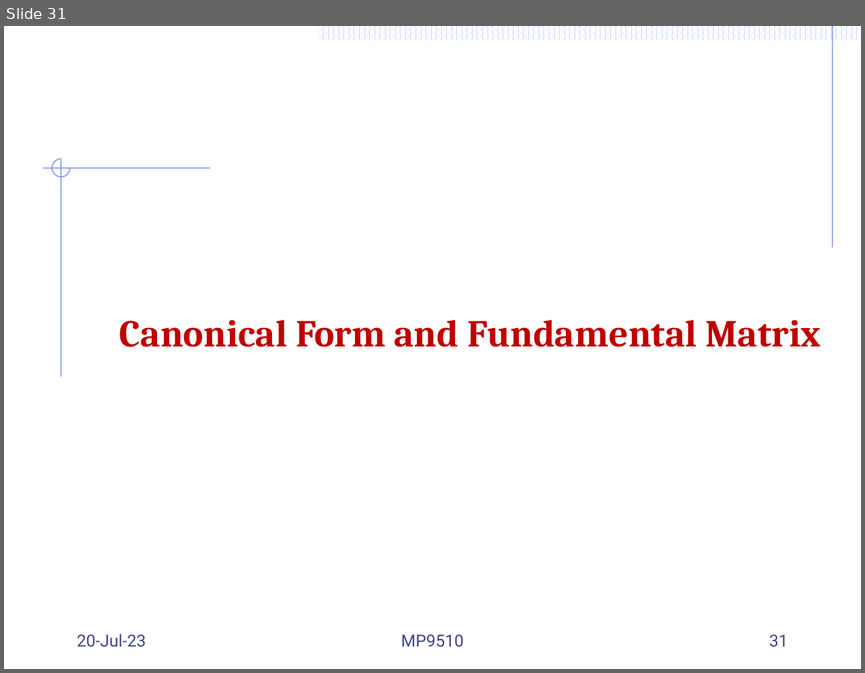
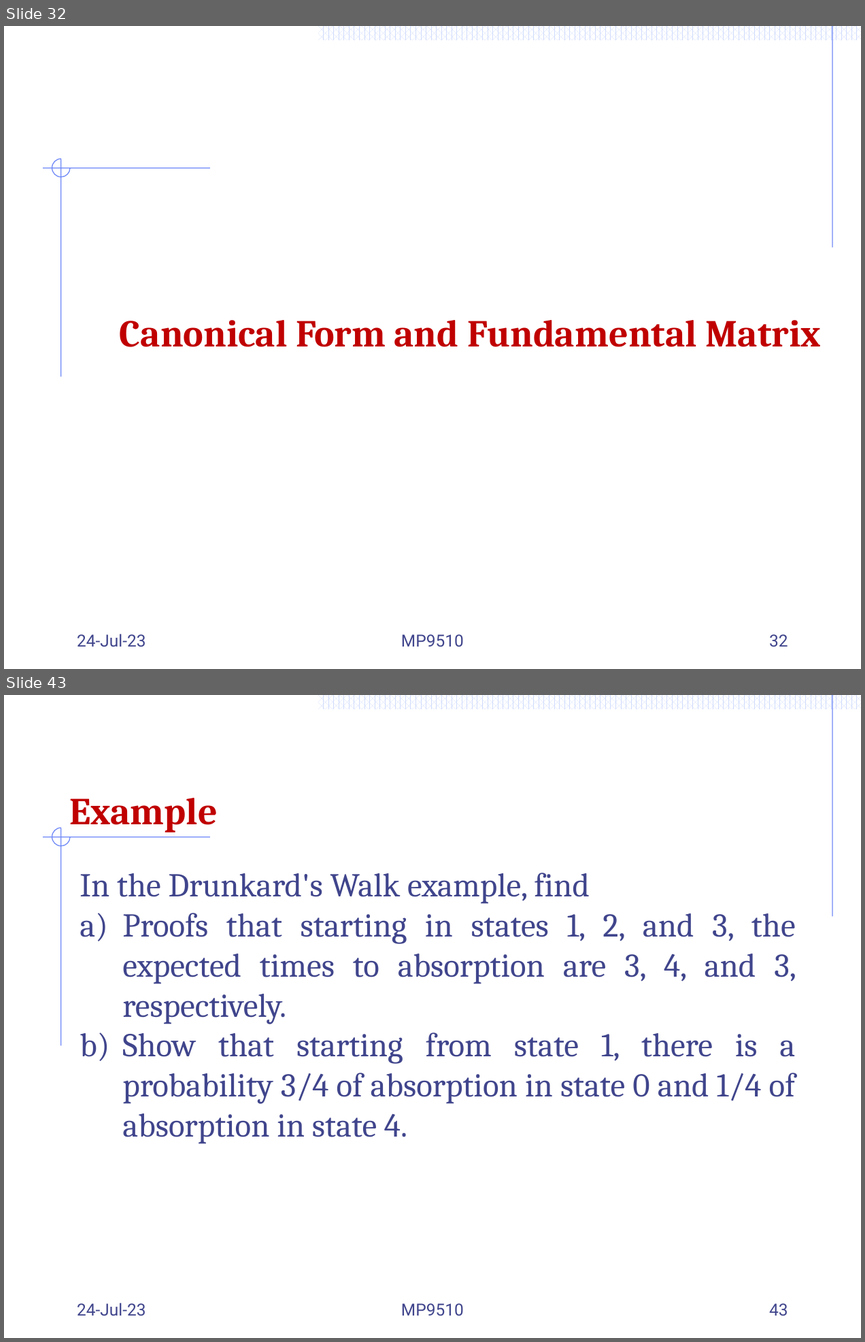
Before and after one commit to Mayooran1987/MC9510, a slide deck: Lect_3_Markov process.pptx. Shown one above the other, each under a label of ours: slide 31 before the commit, slides 32 and 43 after it; the slides between them are not shown. The pictures are 865x673 and 865x1342 pixels, drawn with LibreOffice and Linux fonts; fonts in the diff are those of the drawing. Boxes give left, top, right and bottom in pixels: in the first picture for what was removed or moved away, otherwise in the second. Text is boxed around its words. In the diff, an @@ line names an element or a change of style, - is before the commit and + after.

```diff
--- a/Lect_3_Markov process.pptx
+++ b/Lect_3_Markov process.pptx
@@ slide 43 added at [4,695,861,1338], background #FFFFFF; not listed: 56 template elements that a slide beside it also shows @@
@@ text added at [69,798,218,832], 32 pt, text #C00000, bold @@
+Example
@@ text added at [79,872,796,1144], 28 pt, text #40458C @@
+In the Drunkard's Walk example, find
+a) Proofs that starting in states 1, 2, and 3, the expected times to absorption are 3, 4, and 3, respectively.
+b) Show that starting from state 1, there is a probability 3/4 of absorption in state 0 and 1/4 of absorption in state 4.
@@ text added at [77,1302,146,1316], 14 pt, text #40458C @@
+24-Jul-23
@@ text added at [401,1303,464,1316], 14 pt, text #40458C @@
+MP9510
@@ page number added at [769,1303,788,1316], 14 pt, text #40458C @@
+43
@@ what was slide 31 is now slide 32 @@
@@ slide 32 changed as well @@
@@ text at [77,633,146,647]: text changed @@
-20-Jul-23
+24-Jul-23
@@ page number at [769,634,788,647]: text changed @@
-31
+32
```
Also in this commit, not shown: 7 other slides changed, 11 other slides added.
